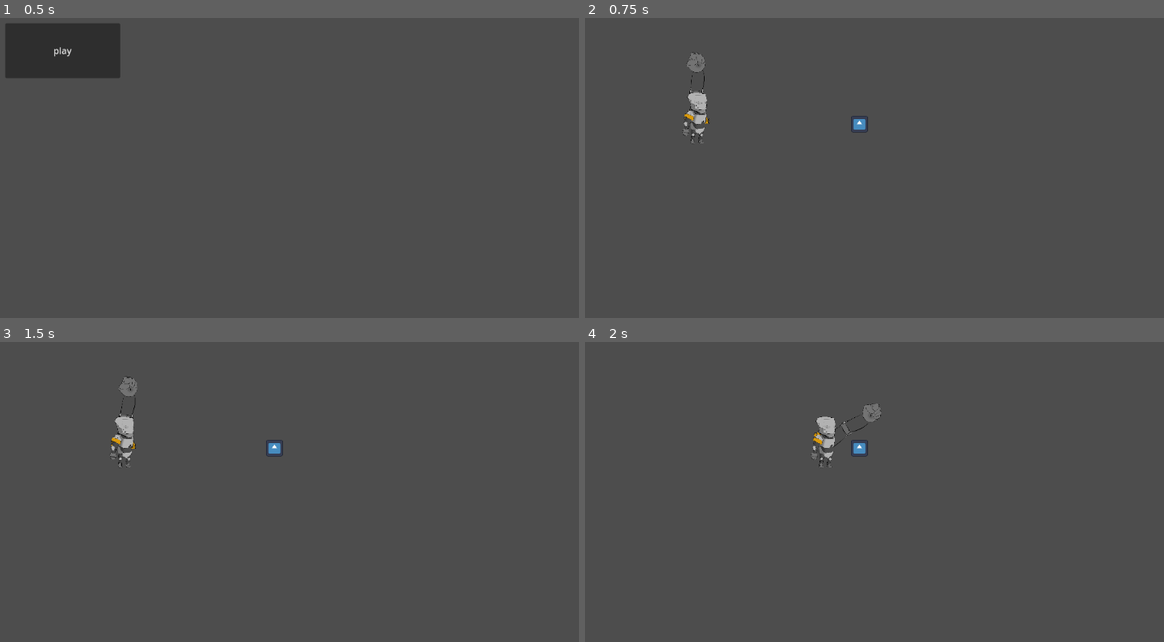
Above: before the commit, frames 1-4 (two rows, left to right).
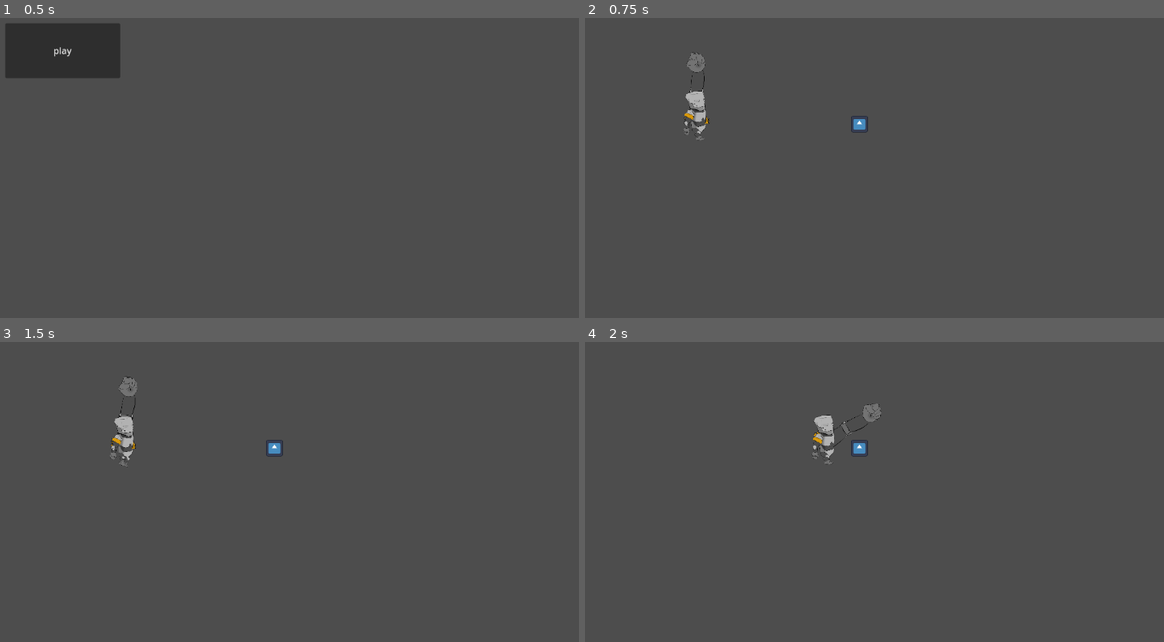
Above: after the commit, the same moments.

Repository: rikoslab/AtS-the-game
Game: Godot game, scene res://Main.tscn
Same seed, same stepped clock (60 frames per second), same inputs: the game is played once before the commit and once after it. The engine's default icon, where the game draws it, is replaced by a stand-in: a white triangle on a blue panel in a dark square.
Inputs (mouse positions are in pixels of both pictures, inside the frame that each line leads up to):
- Up to frame 1 (0.5 s): no input
- Up to frame 2 (0.75 s): click "play" at 0.5 s
- Up to frame 3 (1.5 s): move the mouse to (399, 441) at 1.27 s; press the mouse at (399, 441) at 1.28 s; hold D (Right) from 1.28 s (still down)
- Up to frame 4 (2 s): keep holding D (Right)

Frame 1 is identical in both runs. In frame 2, 0.2% of the frame differs, in the area x 16-22%, y 24-42%; in frame 3, 0.2%; in frame 4, 0.2%.

Commit message:
Update player.tscn

Diff:
--- a/player.tscn
+++ b/player.tscn
@@ -74,7 +74,7 @@
 scale = Vector2(0.114082, 0.120573)
 sprite_frames = SubResource("SpriteFrames_ks5de")
 animation = &"RUN"
-autoplay = "IDLE"
+autoplay = "RUN"
 
 [node name="Label" type="Label" parent="."]
 offset_left = -20.0
